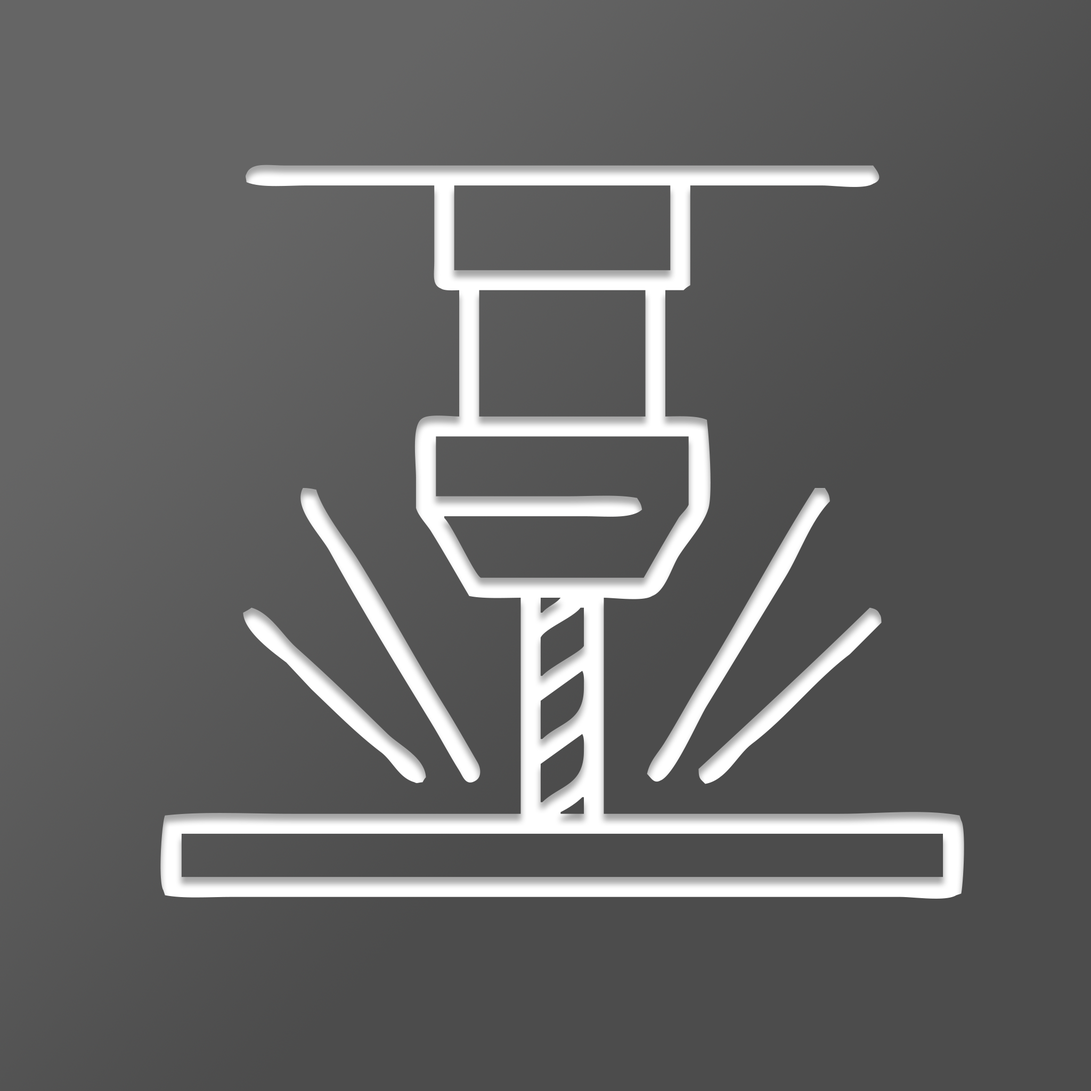
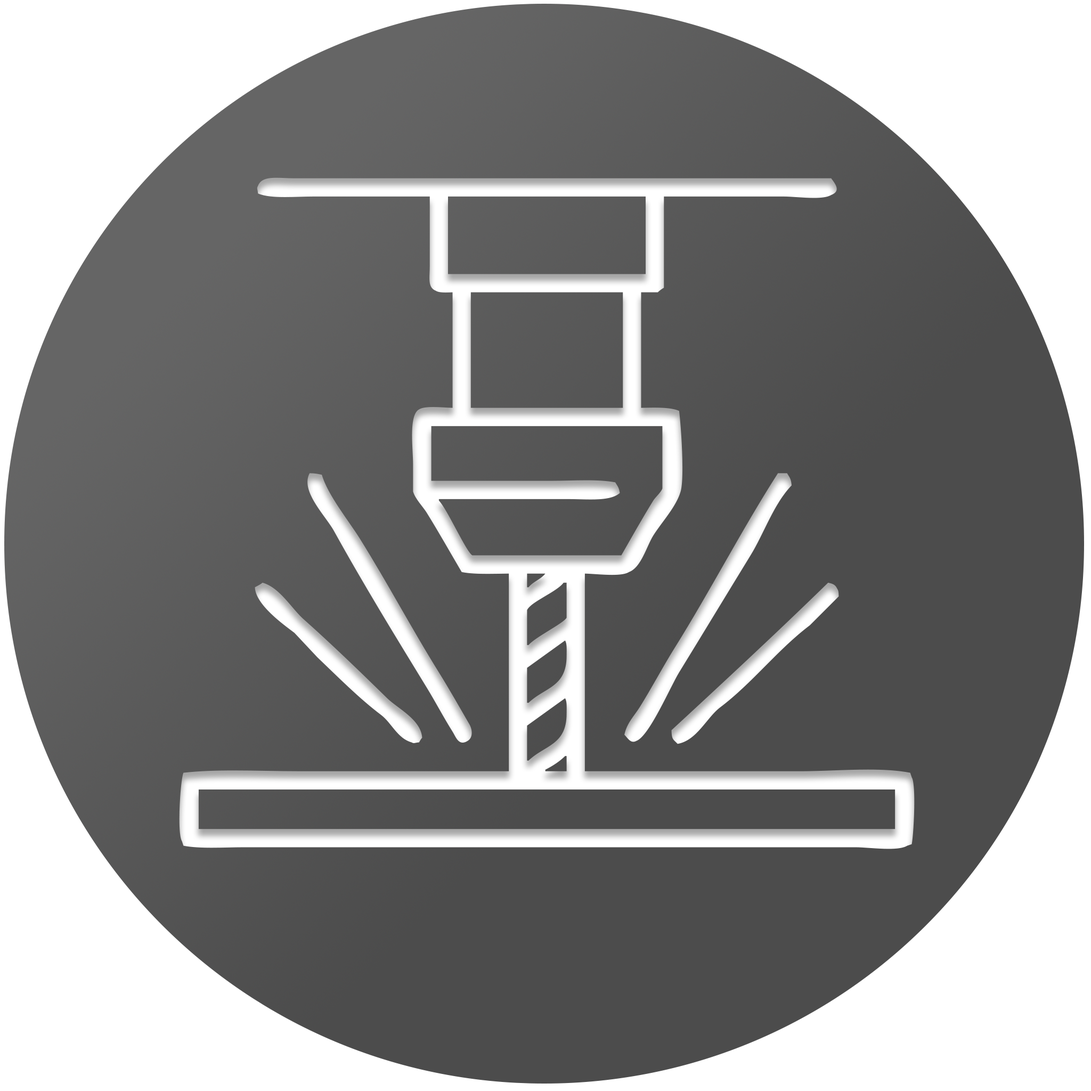
Layered file, before and after one edit (1091 x 1091). Changes by layer:
added group "Group 1" with 2 layers over (0, 0, 1091, 1091)
moved "Layer 2" into group "Group 1", painted on it over (160, 164, 965, 900)
moved "Gradient Fill 1" into group "Group 1", painted on it over (0, 0, 1091, 1091)
removed layer "Background" over (0, 0, 1091, 1091)
